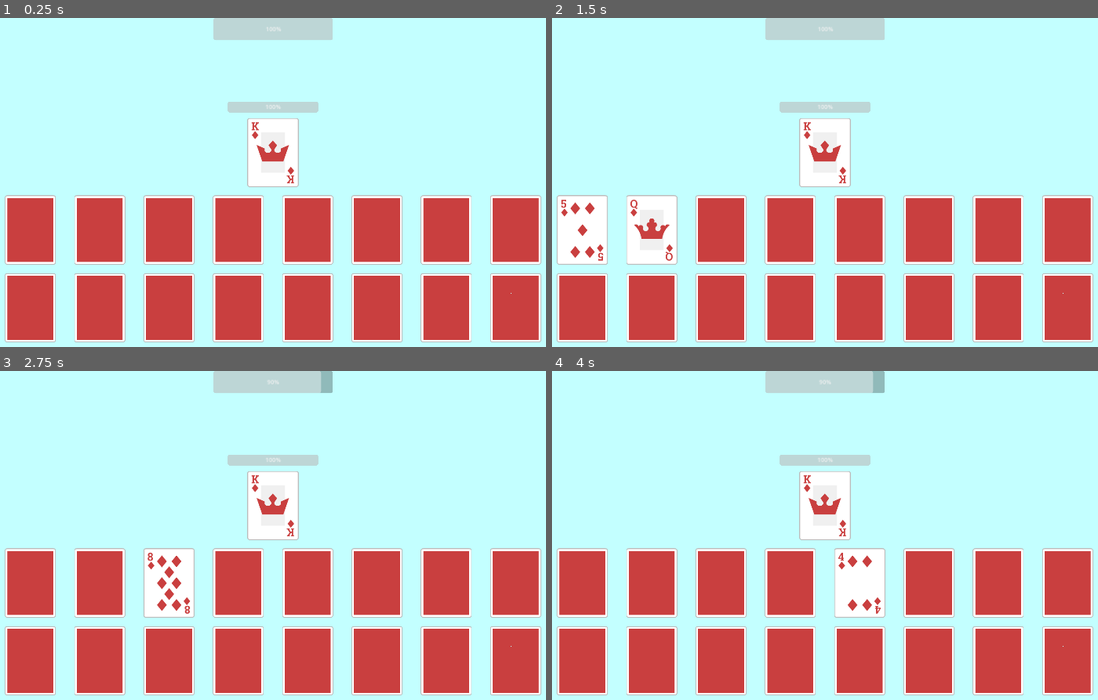
Above: before the commit, frames 1-4 (two rows, left to right).
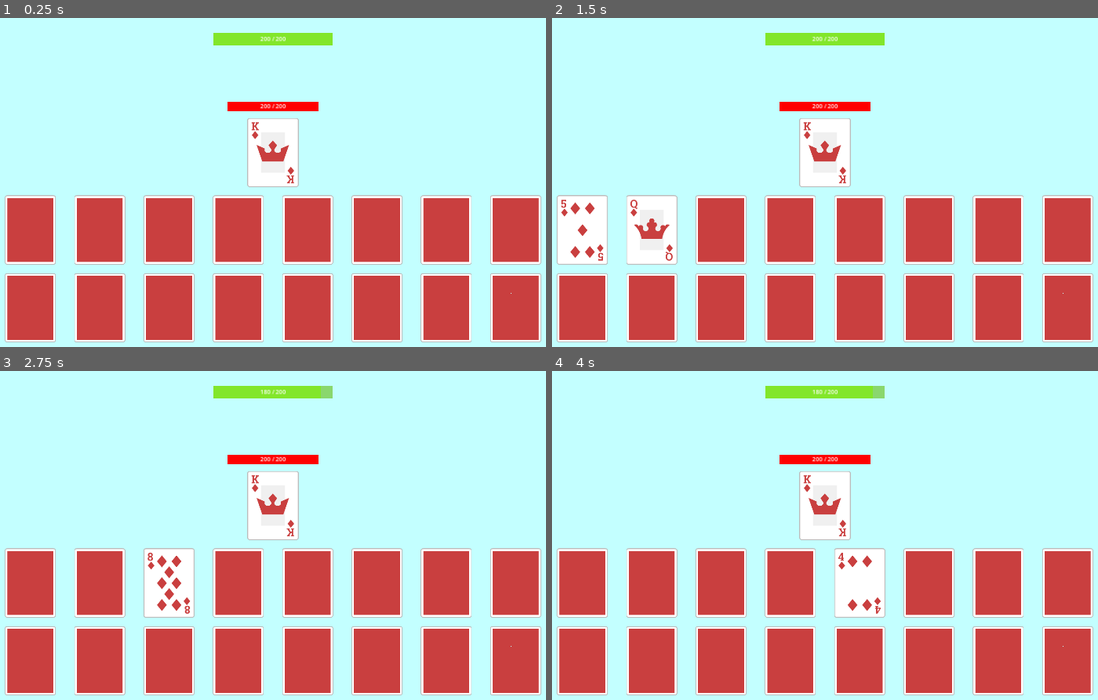
Above: after the commit, the same moments.

Repository: IES-Rafael-Alberti/GameOff2024TurboButaTeam
Game: Godot game, scene res://scenes/game.tscn
The game is run twice, just before and just after one commit, with the same random seed, the same clock (stepped at 60 frames per second) and the same inputs.
Inputs (mouse positions are in pixels of both pictures, inside the frame that each line leads up to):
- Up to frame 1 (0.25 s): no input
- Up to frame 2 (1.5 s): click (584, 228) at 0.5 s; click (650, 228) at 1.25 s
- Up to frame 3 (2.75 s): click (169, 581) at 2 s
- Up to frame 4 (4 s): click (792, 581) at 2.75 s; click (857, 581) at 3.5 s

The runs differ from the first frame. In frame 1, 2.4% of the frame differs, in the area x 39-61%, y 0-29%; in frame 2, 2.4%; in frame 3, 2.4%; in frame 4, 2.4%.

Commit message:
card decrease def and update the style of the life bar

Diff:
--- a/scenes/board.tscn
+++ b/scenes/board.tscn
@@ -1,6 +1,12 @@
-[gd_scene load_steps=2 format=3 uid="uid://bnng3hk0wi7a"]
+[gd_scene load_steps=4 format=3 uid="uid://bnng3hk0wi7a"]
 
 [ext_resource type="Script" path="res://scripts/board.gd" id="1_s4gqu"]
+
+[sub_resource type="StyleBoxFlat" id="StyleBoxFlat_83o6t"]
+bg_color = Color(0.431228, 0.764041, 0.144401, 0.666667)
+
+[sub_resource type="StyleBoxFlat" id="StyleBoxFlat_hqa7g"]
+bg_color = Color(0.509804, 0.901961, 0.164706, 1)
 
 [node name="Board" type="Control"]
 layout_mode = 3
@@ -25,10 +31,24 @@
 anchors_preset = 5
 anchor_left = 0.5
 anchor_right = 0.5
-offset_left = -163.5
-offset_right = 163.5
-offset_bottom = 61.0
+offset_left = -163.0
+offset_top = 40.0
+offset_right = 164.0
+offset_bottom = 76.0
 grow_horizontal = 2
+theme_override_styles/background = SubResource("StyleBoxFlat_83o6t")
+theme_override_styles/fill = SubResource("StyleBoxFlat_hqa7g")
+show_percentage = false
+
+[node name="Label" type="Label" parent="ProgressBar"]
+layout_mode = 1
+anchors_preset = 15
+anchor_right = 1.0
+anchor_bottom = 1.0
+grow_horizontal = 2
+grow_vertical = 2
+horizontal_alignment = 1
+vertical_alignment = 1
 
 [node name="BossContainer" type="VBoxContainer" parent="."]
 layout_mode = 1
--- a/scenes/boss.tscn
+++ b/scenes/boss.tscn
@@ -1,6 +1,12 @@
-[gd_scene load_steps=2 format=3 uid="uid://c1he8kika8fof"]
+[gd_scene load_steps=4 format=3 uid="uid://c1he8kika8fof"]
 
 [ext_resource type="Script" path="res://scripts/boss.gd" id="1_0mmkp"]
+
+[sub_resource type="StyleBoxFlat" id="StyleBoxFlat_tfjnu"]
+bg_color = Color(1, 0, 0, 0.568627)
+
+[sub_resource type="StyleBoxFlat" id="StyleBoxFlat_1sngq"]
+bg_color = Color(1, 0, 0, 1)
 
 [node name="Boss" type="Node2D"]
 script = ExtResource("1_0mmkp")
@@ -16,3 +22,17 @@
 offset_right = 124.0
 offset_bottom = 27.0
 grow_horizontal = 2
+theme_override_styles/background = SubResource("StyleBoxFlat_tfjnu")
+theme_override_styles/fill = SubResource("StyleBoxFlat_1sngq")
+show_percentage = false
+
+[node name="Label" type="Label" parent="ProgressBar"]
+layout_mode = 1
+anchors_preset = 15
+anchor_right = 1.0
+anchor_bottom = 1.0
+grow_horizontal = 2
+grow_vertical = 2
+text = "10000000"
+horizontal_alignment = 1
+vertical_alignment = 1
--- a/scenes/bossList.tscn
+++ b/scenes/bossList.tscn
@@ -1,10 +1,10 @@
 [gd_scene load_steps=8 format=3 uid="uid://bood1nlvof7ec"]
 
 [ext_resource type="PackedScene" uid="uid://c1he8kika8fof" path="res://scenes/boss.tscn" id="1_tme0w"]
-[ext_resource type="Script" path="res://scripts/linceHability.gd" id="2_c1ygr"]
-[ext_resource type="Script" path="res://scripts/bueyHability.gd" id="2_u5jgy"]
+[ext_resource type="Script" path="res://scripts/boss/linceHability.gd" id="2_c1ygr"]
+[ext_resource type="Script" path="res://scripts/boss/bueyHability.gd" id="2_u5jgy"]
 [ext_resource type="Texture2D" uid="uid://bcwsxf7h8n38s" path="res://assets/sprites/cards/cardBack.png" id="3_ign37"]
-[ext_resource type="Script" path="res://scripts/cobraHability.gd" id="4_g0jtv"]
+[ext_resource type="Script" path="res://scripts/boss/cobraHability.gd" id="4_g0jtv"]
 [ext_resource type="Texture2D" uid="uid://cjtbhspy1js62" path="res://assets/sprites/cards/card11.png" id="5_0tevj"]
 [ext_resource type="Texture2D" uid="uid://cb5cn28pj185b" path="res://assets/sprites/cards/card10.png" id="7_rxa5m"]
 
--- a/scenes/cardList.tscn
+++ b/scenes/cardList.tscn
@@ -1,9 +1,10 @@
-[gd_scene load_steps=14 format=3 uid="uid://bnmf1ucjb1p7o"]
+[gd_scene load_steps=15 format=3 uid="uid://bnmf1ucjb1p7o"]
 
 [ext_resource type="PackedScene" uid="uid://dup3wc5aw7n4e" path="res://scenes/card.tscn" id="1_c275a"]
 [ext_resource type="Texture2D" uid="uid://bhhnqxdinpgsp" path="res://assets/sprites/cards/card1.png" id="2_325ot"]
 [ext_resource type="Texture2D" uid="uid://daa2odq7tvuu5" path="res://assets/sprites/cards/card2.png" id="3_5vb5s"]
-[ext_resource type="Script" path="res://scripts/cardAttack.gd" id="3_p0onw"]
+[ext_resource type="Script" path="res://scripts/cards/cardAttack.gd" id="3_jmysu"]
+[ext_resource type="Script" path="res://scripts/cards/cardDecreaseDef.gd" id="3_wrheb"]
 [ext_resource type="Texture2D" uid="uid://d0sggx17wkpyf" path="res://assets/sprites/cards/card3.png" id="4_176uk"]
 [ext_resource type="Texture2D" uid="uid://222xm28mkygh" path="res://assets/sprites/cards/card4.png" id="5_hprt7"]
 [ext_resource type="Texture2D" uid="uid://biff2lb2u6cg8" path="res://assets/sprites/cards/card5.png" id="6_rnikx"]
@@ -18,44 +19,44 @@
 
 [node name="Card1" parent="." instance=ExtResource("1_c275a")]
 face = ExtResource("2_325ot")
-scriptAnimal = ExtResource("3_p0onw")
+scriptAnimal = ExtResource("3_jmysu")
 
 [node name="Card2" parent="." instance=ExtResource("1_c275a")]
 face = ExtResource("3_5vb5s")
-scriptAnimal = ExtResource("3_p0onw")
+scriptAnimal = ExtResource("3_jmysu")
 
 [node name="Card3" parent="." instance=ExtResource("1_c275a")]
 face = ExtResource("4_176uk")
-scriptAnimal = ExtResource("3_p0onw")
+scriptAnimal = ExtResource("3_jmysu")
 
 [node name="Card4" parent="." instance=ExtResource("1_c275a")]
 face = ExtResource("5_hprt7")
-scriptAnimal = ExtResource("3_p0onw")
+scriptAnimal = ExtResource("3_jmysu")
 
 [node name="Card5" parent="." instance=ExtResource("1_c275a")]
 face = ExtResource("6_rnikx")
-scriptAnimal = ExtResource("3_p0onw")
+scriptAnimal = ExtResource("3_jmysu")
 
 [node name="Card6" parent="." instance=ExtResource("1_c275a")]
 face = ExtResource("7_yo2km")
-scriptAnimal = ExtResource("3_p0onw")
+scriptAnimal = ExtResource("3_wrheb")
 
 [node name="Card7" parent="." instance=ExtResource("1_c275a")]
 face = ExtResource("8_fek5y")
-scriptAnimal = ExtResource("3_p0onw")
+scriptAnimal = ExtResource("3_wrheb")
 
 [node name="Card8" parent="." instance=ExtResource("1_c275a")]
 face = ExtResource("9_lu7ck")
-scriptAnimal = ExtResource("3_p0onw")
+scriptAnimal = ExtResource("3_wrheb")
 
 [node name="Card9" parent="." instance=ExtResource("1_c275a")]
 face = ExtResource("10_0g6d0")
-scriptAnimal = ExtResource("3_p0onw")
+scriptAnimal = ExtResource("3_wrheb")
 
 [node name="Card10" parent="." instance=ExtResource("1_c275a")]
 face = ExtResource("11_564cf")
-scriptAnimal = ExtResource("3_p0onw")
+scriptAnimal = ExtResource("3_wrheb")
 
 [node name="Card11" parent="." instance=ExtResource("1_c275a")]
 face = ExtResource("12_itb5a")
-scriptAnimal = ExtResource("3_p0onw")
+scriptAnimal = ExtResource("3_wrheb")
--- a/scripts/board.gd
+++ b/scripts/board.gd
@@ -10,6 +10,7 @@
 @onready var progress_bar: ProgressBar = $ProgressBar
 @onready var grid: GridContainer = $BoardContainer/CenterContainer/grid
 @onready var grid_container: GridContainer = $BossContainer/CenterContainer/GridContainer
+@onready var label: Label = $ProgressBar/Label
 
 
 # Cargamos la escena que contiene todas las cartas
@@ -21,6 +22,8 @@
 	GameManager.healthPlayer = maxHealthPlayer
 	progress_bar.max_value = GameManager.healthPlayer
 	progress_bar.value = GameManager.healthPlayer
+
+	label.text = str(GameManager.healthPlayer) + " / " + str(GameManager.healthPlayer)
 
 	GameManager.PlayerTakeDamage.connect(UpdateProgressBar)
 
@@ -72,7 +75,7 @@
 
 func UpdateProgressBar():
 	progress_bar.value = GameManager.healthPlayer
-
+	label.text = str(GameManager.healthPlayer) + " / " + str(progress_bar.max_value)
 	if progress_bar.value <= 0:
 		#TODO hacer que el player se muera
 		print("perdiste")
--- a/scripts/boss.gd
+++ b/scripts/boss.gd
@@ -3,6 +3,7 @@
 @onready var timer: Timer = $Timer
 @onready var progress_bar: ProgressBar = $ProgressBar
 @onready var sprite_2d: Sprite2D = $Sprite2D
+@onready var label: Label = $ProgressBar/Label
 
 @export var maxHealthBoss = 200
 @export var damage = 20
@@ -18,6 +19,8 @@
 	GameManager.healthBoss = maxHealthBoss
 	progress_bar.max_value = GameManager.healthBoss
 	progress_bar.value = GameManager.healthBoss
+
+	label.text = str(GameManager.healthBoss) + " / " + str(GameManager.healthBoss)
 
 	sprite_2d.texture = textureBoss
 
@@ -55,7 +58,7 @@
 
 func UpdateProgressBar():
 	progress_bar.value = GameManager.healthBoss
-
+	label.text = str(GameManager.healthBoss) + " / " + str(progress_bar.max_value)
 	if progress_bar.value <= 0:
 		#TODO hacer que el boss se muera
 		print("ganaste")
--- a/scripts/card.gd
+++ b/scripts/card.gd
@@ -1,7 +1,6 @@
 extends TextureButton
 
 @export var face = Texture
-@export var damage = 20
 @export var scriptAnimal: Script
 var back
 var isFlipped = false
--- a/scripts/cardAttack.gd
+++ b/scripts/cards/cardAttack.gd
@@ -1,8 +1,8 @@
 extends Node
 
-@export var damage = 200
+@export var damage = 20
 
 func action():
 	print("Carta de ataque")
-	GameManager.healthBoss -= damage
+	GameManager.healthBoss -= damage * GameManager.damageMultiply
 	GameManager.BossTakeDamage.emit()
--- /dev/null
+++ b/scripts/cards/cardDecreaseDef.gd
@@ -0,0 +1,7 @@
+extends Node
+
+@export var ratioMulti = .2
+
+func action():
+	GameManager.damageMultiply += ratioMulti
+	print(GameManager.damageMultiply)
--- a/scripts/gameManager.gd
+++ b/scripts/gameManager.gd
@@ -35,6 +35,7 @@
 
 var bossIsCharging
 
+#Multi de daño que se vuelve a poner en 1 cuando el boss muere
 var damageMultiply = 1
 
 var pickedBoss
Renamed: scripts/bueyHability.gd -> scripts/boss/bueyHability.gd
Renamed: scripts/cobraHability.gd -> scripts/boss/cobraHability.gd
Renamed: scripts/linceHability.gd -> scripts/boss/linceHability.gd
